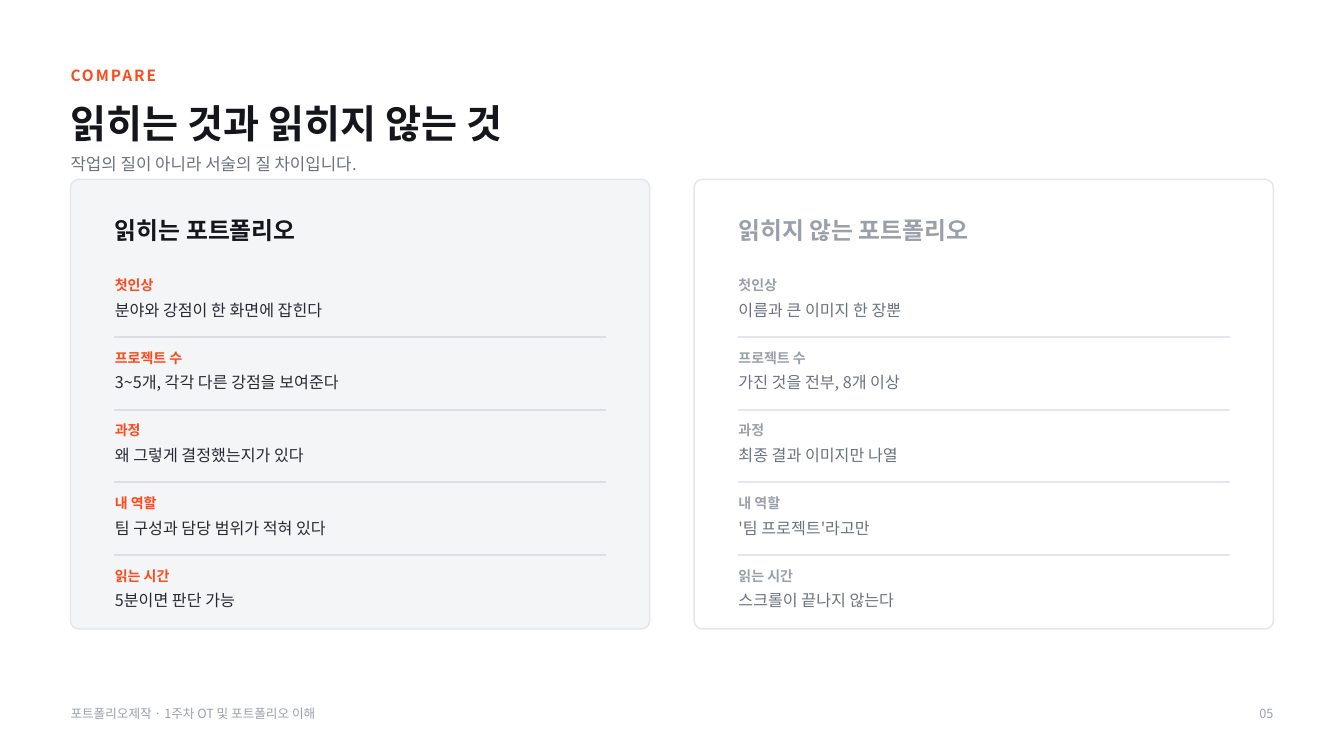
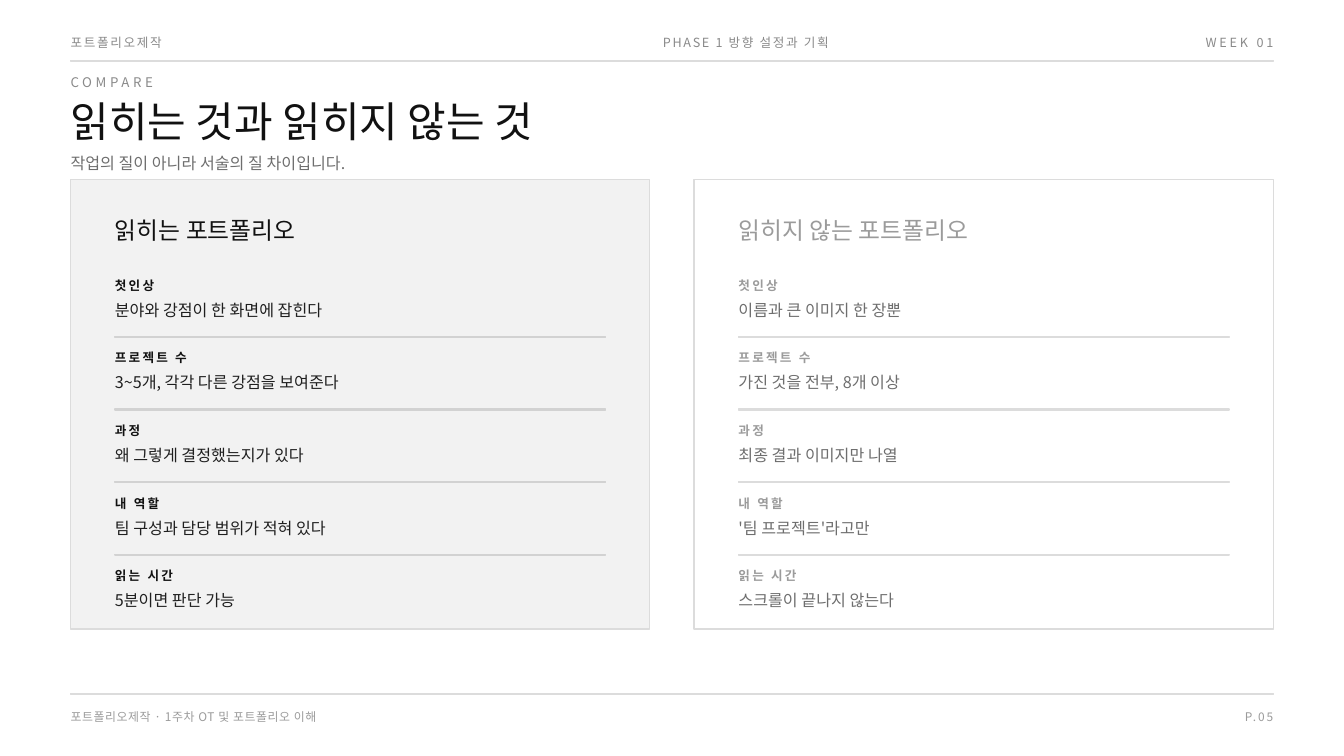
Before and after one commit to design-eng/MIN.D, a slide deck: slide 8 of dist/weeks-포트폴리오제작/포트폴리오제작_01주차_OT.pptx. Drawn at 1344x756 pixels with LibreOffice and Linux fonts; fonts in the diff are those of the drawing. Boxes give left, top, right and bottom in pixels: in the first picture for what was removed or moved away, otherwise in the second. Text is boxed around its words. In the diff, an @@ line names an element or a change of style, - is before the commit and + after.

```diff
--- a/dist/weeks-포트폴리오제작/포트폴리오제작_01주차_OT.pptx
+++ b/dist/weeks-포트폴리오제작/포트폴리오제작_01주차_OT.pptx
@@ text added at <box>71,36,162,48</box>, 9 pt, text #8A8A8A @@
+포트폴리오제작
@@ text added at <box>663,36,829,48</box>, 9 pt, text #8A8A8A @@
+PHASE 1 방향 설정과 기획
@@ text added at <box>1206,38,1274,47</box>, 9 pt, text #8A8A8A @@
+WEEK 01
@@ text "COMPARE": place and size @@
-text "COMPARE" at <box>71,63,1273,89</box>
+text "COMPARE" at <box>71,77,153,87</box>
@@ text "COMPARE" at <box>71,77,153,87</box>: size 11 to 9.5 pt, text colour #FF4A1C to #8A8A8A, letter spacing 1.4 to 2.6 pt, bold off @@
@@ rectangle added at <box>71,60,1273,62</box>, fill #DCDCDC, outline #DCDCDC 1 pt @@
@@ text "읽히는 것과 읽히지 않는 것" at <box>71,102,533,141</box>: size 28 to 30 pt, text colour #14161B to #111111, bold off @@
@@ text "작업의 질이 아니라 서술의 질 ..." at <box>71,155,346,171</box>: size 12 to 11.5 pt, text colour #6B7280 to #6E6E6E @@
@@ rounded rectangle removed at <box>71,179,650,629</box> @@
@@ rectangle added at <box>71,179,650,629</box>, fill #F2F2F2, outline #DCDCDC 1 pt @@
@@ rounded rectangle removed at <box>695,179,1274,629</box> @@
@@ rectangle added at <box>695,179,1274,629</box>, fill #FFFFFF, outline #DCDCDC 1 pt @@
@@ text "읽히는 포트폴리오" at <box>115,219,296,241</box>: text colour #14161B to #111111, bold off @@
@@ text "읽히지 않는 포트폴리오" at <box>738,219,969,241</box>: text colour #9AA0AA to #9B9B9B, bold off @@
@@ size 10 to 9 pt, text colour #FF4A1C to #111111, letter spacing 0 to 1.6 pt in 5 elements at <box>115,279,154,291</box>, <box>115,351,187,363</box>, <box>115,424,140,436</box>, <box>115,497,159,509</box>, <box>115,569,173,581</box> @@
@@ fill #DCDEE3 to #D2D2D2; outline #DCDEE3 1 pt to #D2D2D2 1 pt in 4 elements at <box>115,337,606,338</box>, <box>115,409,606,410</box>, <box>115,482,606,483</box>, <box>115,555,606,556</box> @@
@@ size 10 to 9 pt, text colour #9AA0AA to #9B9B9B, letter spacing 0 to 1.6 pt in 5 elements at <box>738,279,777,291</box>, <box>738,351,811,363</box>, <box>738,424,763,436</box>, <box>738,497,782,509</box>, <box>738,569,796,581</box> @@
@@ fill #E4E6EB to #DCDCDC; outline #E4E6EB 1 pt to #DCDCDC 1 pt in 4 elements at <box>739,337,1230,338</box>, <box>739,409,1230,410</box>, <box>739,482,1230,483</box>, <box>739,555,1230,556</box> @@
@@ text colour #262A33 to #1F1F1F in 5 elements at <box>115,302,322,318</box>, <box>115,374,338,391</box>, <box>115,447,304,463</box>, <box>115,520,326,536</box>, <box>115,592,235,608</box> @@
@@ text colour #6B7280 to #6E6E6E in 5 elements at <box>738,302,902,317</box>, <box>738,374,900,391</box>, <box>738,447,898,462</box>, <box>738,520,869,536</box>, <box>738,592,895,608</box> @@
@@ text "포트폴리오제작 · 1주차 OT 및 ..." at <box>71,711,316,722</box>: size 9 to 8.5 pt, text colour #9AA0AA to #9B9B9B, letter spacing 0 to 0.4 pt @@
@@ rectangle added at <box>71,694,1273,695</box>, fill #DCDCDC, outline #DCDCDC 1 pt @@
@@ text at <box>1245,712,1256,721</box>: text changed; size 9 to 8.5 pt; text colour #9AA0AA to #9B9B9B @@
-05
+P.05
```
Also in this commit, not shown: 15 other slides changed, 19 other files.
